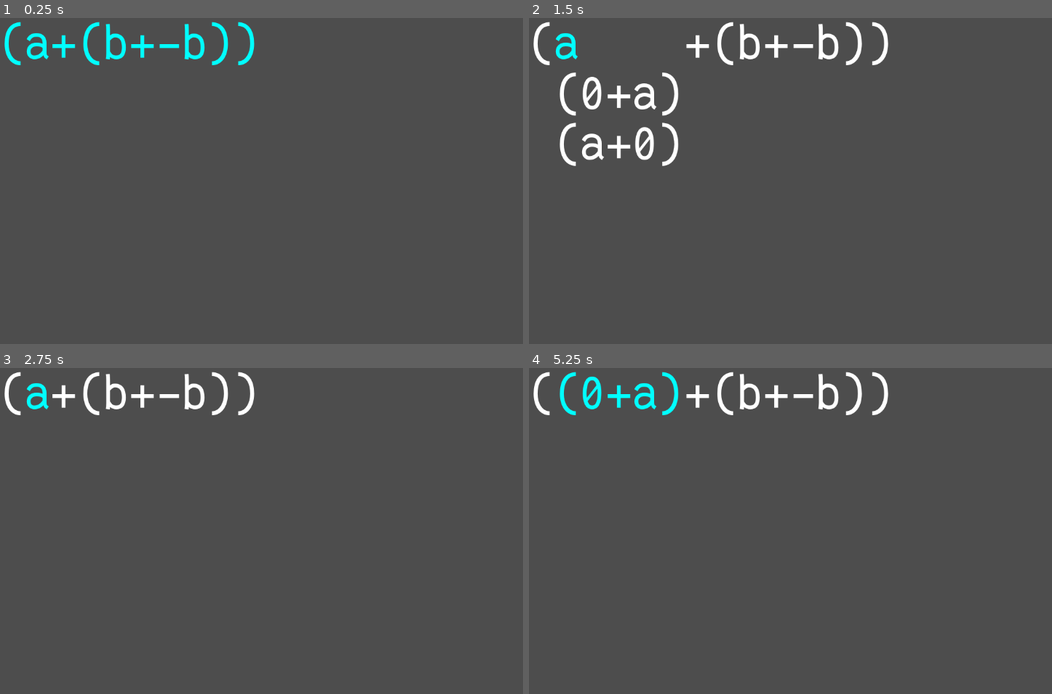
Above: before the commit, frames 1-4 (two rows, left to right).
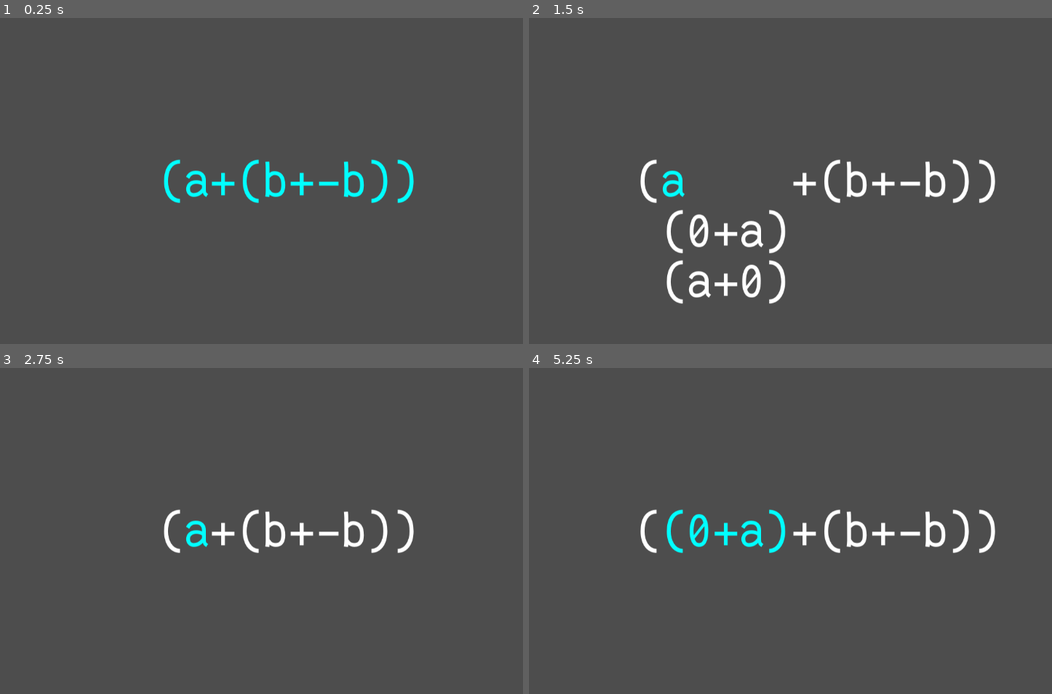
Above: after the commit, the same moments.

Repository: theoahfeldt/emperical-maths
Game: Godot game, scene res://test.tscn
Two runs of this game, one before a commit and one after it. Both use one fixed random seed, a clock stepped at 60 frames per second and the inputs below.
Inputs:
- Up to frame 1 (0.25 s): no input
- Up to frame 2 (1.5 s): tap Enter at 0.5 s; hold Right (expression_right) 0.53-1.28 s; tap Space (expression_select) at 0.6, 1.25, 1.35 s; hold Down (expression_down) from 1.28 s (still down)
- Up to frame 3 (2.75 s): tap Enter at 2 s; release Down (expression_down) at 2.03 s; hold Right (expression_right) from 2.03 s (still down); tap Space (expression_select) at 2.1 s
- Up to frame 4 (5.25 s): tap Space (expression_select) at 2.75, 2.85, 3.6, 4.25, 4.35, 5.1 s; release Right (expression_right) at 2.78 s; hold Up (expression_up) 2.78-3.53 s; tap Enter at 3.5 s; hold Left (expression_left) 3.53-5.03 s; hold Down (expression_down) from 5.03 s (still down)

The runs differ from the first frame. In frame 1, 2.9% of the frame differs, in the area x 0-80%, y 1-57%; in frame 2, 6.2%, in the area x 0-90%, y 1-88%; in frame 3, 2.9%; in frame 4, 4.2%.

Commit message:
Display expressions in the center of the window

Diff:
--- a/game/algebra/expression_controller.gd
+++ b/game/algebra/expression_controller.gd
@@ -28,8 +28,9 @@
 func _set_graphics() -> void:
 	graphical_expression = GraphicalConversion.algebraic_to_graphical(
 			algebraic_expression, rules)
+	add_child(graphical_expression)
 	graphical_expression.initialize()
-	add_child(graphical_expression)
+	graphical_expression.center()
 
 
 func _update_mark(mark: Array[int]) -> void:
--- a/game/algebra/graphics/expressions_menu.gd
+++ b/game/algebra/graphics/expressions_menu.gd
@@ -11,6 +11,10 @@
 
 func get_width() -> int:
 	return graphical_expressions.map(func(e): return e.get_width()).max()
+
+
+func get_height() -> int:
+	return graphical_expressions[0].get_height()
 
 
 func set_color(color: Color) -> void:
--- a/game/algebra/graphics/glyph.gd
+++ b/game/algebra/graphics/glyph.gd
@@ -7,8 +7,14 @@
 var _label: Label
 
 
-func get_width() -> int:
-	return get_size().x
+func get_size() -> Vector2i:
+	var font = _label.get_theme_font("")
+	return font.get_string_size(
+		_label.text,
+		HORIZONTAL_ALIGNMENT_LEFT,
+		-1,
+		_label.get_theme_font_size("")
+	)
 
 
 func set_color(color: Color) -> void:
@@ -28,15 +34,5 @@
 	return glyph
 
 
-func get_size() -> Vector2i:
-	var font = _label.get_theme_font("")
-	return font.get_string_size(
-		_label.text,
-		HORIZONTAL_ALIGNMENT_LEFT,
-		-1,
-		_label.get_theme_font_size("")
-	)
-
-
 func set_text(text) -> void:
 	_label.set_text(text)
--- a/game/algebra/graphics/graphical_component.gd
+++ b/game/algebra/graphics/graphical_component.gd
@@ -7,19 +7,24 @@
 @export var shallow_color: Color = Color.AQUA
 
 
+func get_size() -> Vector2i:
+	return Vector2i(get_width(), get_height())
+
+
 func get_width() -> int:
-	push_error("Function not implemented")
-	return 0
+	return get_size().x
+
+
+func get_height() -> int:
+	return get_size().y
 
 
 func set_color(_color: Color) -> void:
 	push_error("Function not implemented")
-	return
 
 
 func set_color_by_depth(_depth: int) -> void:
 	push_error("Function not implemented")
-	return
 
 
 func color_by_depth(depth: int) -> Color:
--- a/game/algebra/graphics/graphical_expression.gd
+++ b/game/algebra/graphics/graphical_expression.gd
@@ -9,6 +9,10 @@
 func get_width() -> int:
 	return _components.reduce(
 			func(w, c): return w + c.get_width(), 0)
+
+
+func get_height() -> int:
+	return _components[0].get_height()
 
 
 func set_color(color: Color) -> void:
--- a/game/algebra/graphics/graphical_expression_or_menu.gd
+++ b/game/algebra/graphics/graphical_expression_or_menu.gd
@@ -8,3 +8,7 @@
 
 func initialize() -> void:
 	set_color(default_color)
+
+
+func center() -> void:
+	position = (get_viewport_rect().size - Vector2(get_size())) / 2.0
